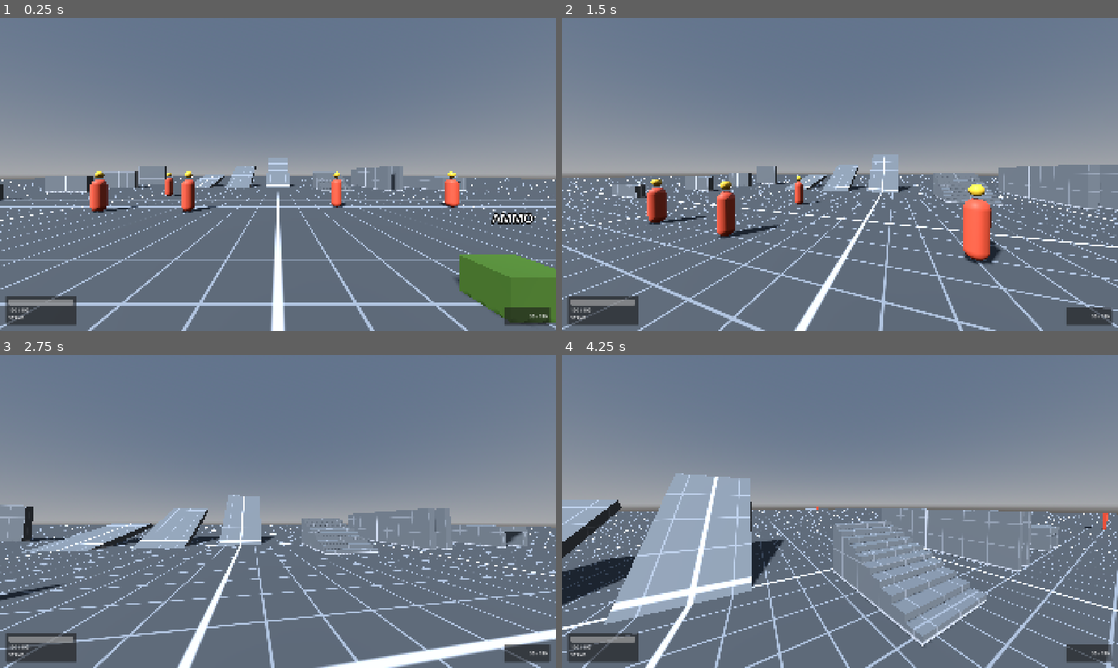
Above: before the commit, frames 1-4 (two rows, left to right).
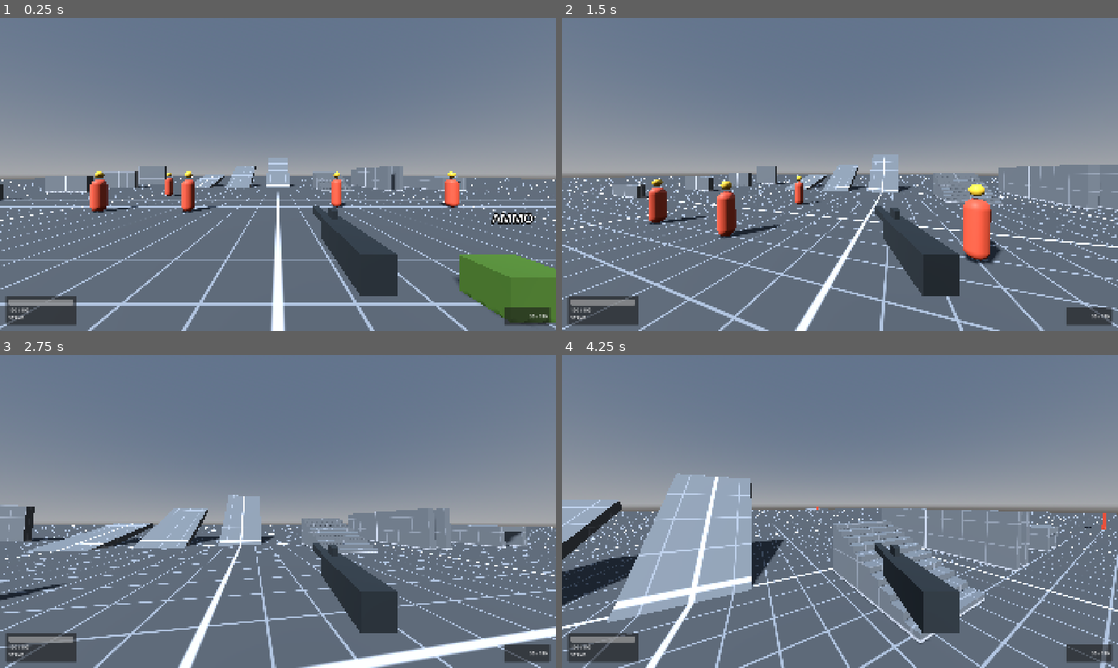
Above: after the commit, the same moments.

Repository: FIOWB21/BattleBitAntigravity
Game: Godot game, scene res://src/maps/testbed/testbed.tscn
The game is run twice, just before and just after one commit, with the same random seed, the same clock (stepped at 60 frames per second) and the same inputs.
Inputs (mouse positions are in pixels of both pictures, inside the frame that each line leads up to):
- Up to frame 1 (0.25 s): no input
- Up to frame 2 (1.5 s): tap Enter at 0.5 s; move the mouse to (867, 174) at 0.52 s; hold W (move_forward) from 0.53 s (still down); right-click (867, 174) at 0.6 s; tap Space (jump) at 0.77, 1.07 s; tap Shift (sprint) at 0.8, 1.35 s; move the mouse to (812, 174) at 1.27 s
- Up to frame 3 (2.75 s): keep holding W (move_forward); tap Space (jump) at 1.52, 1.55, 1.82, 2.1 s; move the mouse to (289, 505) at 2.02 s; right-click (289, 505) at 2.3 s
- Up to frame 4 (4.25 s): keep holding W (move_forward); move the mouse to (834, 517) at 2.77 s; right-click (834, 517) at 2.85 s; tap Space (jump) at 3.02, 3.32, 3.77, 3.8, 4.07 s; tap Shift (sprint) at 3.05 s; move the mouse to (878, 514) at 3.52 s; tap T (chat) at 3.6 s; tap M (map) at 4.15 s

The runs differ from the first frame. In frame 1, 2.3% of the frame differs, in the area x 56-72%, y 60-89%; in frame 2, 5.3%; in frame 3, 7.2%; in frame 4, 8.5%, in the area x 0-100%, y 37-100%.

Commit message:
step(2.6): add smooth ADS and scope overlay

Diff:
--- a/src/player/local_input_reader.gd
+++ b/src/player/local_input_reader.gd
@@ -9,6 +9,7 @@
 var tick: int = 0
 var yaw: float = 0.0
 var pitch: float = 0.0
+var aim_sensitivity_scale: float = 1.0
 
 
 func apply_mouse_delta(
@@ -19,6 +20,7 @@
 	var sens: float = sensitivity
 	if sens < 0.0:
 		sens = Settings.get_sensitivity() if Settings != null else FALLBACK_SENSITIVITY
+	sens *= aim_sensitivity_scale
 	var inv_y: bool = (
 		bool(invert_y)
 		if invert_y != null
--- a/src/player/player.gd
+++ b/src/player/player.gd
@@ -23,6 +23,8 @@
 var last_fall_damage: float = 0.0
 var motor: PlayerMotor = PlayerMotor.new()
 var input_reader: LocalInputReader = LocalInputReader.new()
+var ads: WeaponAds = WeaponAds.new()
+var _base_fov: float = 90.0
 var _mouse_captured: bool = false
 
 @onready var collision_shape: CollisionShape3D = $CollisionShape3D
@@ -34,12 +36,18 @@
 @onready var hitboxes: PlayerHitboxes = get_node_or_null("Hitboxes") as PlayerHitboxes
 @onready var weapon: Weapon = get_node_or_null("Weapon") as Weapon
 @onready var weapon_hitscan: WeaponHitscan = get_node_or_null("WeaponHitscan") as WeaponHitscan
+@onready var ads_view: WeaponAdsView = get_node_or_null("Head/Camera3D/WeaponAdsView") as WeaponAdsView
 
 
 func _ready() -> void:
 	_setup_components()
 	if weapon_hitscan != null:
 		weapon_hitscan.setup(weapon, get_multiplayer_authority(), get_hitscan_exclude_rids())
+	if weapon != null:
+		weapon.configured.connect(_reset_ads)
+	_reset_ads()
+	if ads_view != null:
+		ads_view.setup(weapon, is_local_player)
 	input_reader.yaw = rotation.y
 	if head != null:
 		input_reader.pitch = clampf(
@@ -89,10 +97,17 @@
 
 
 func apply_settings() -> void:
-	if camera != null and Settings != null:
-		camera.fov = Settings.get_fov()
+	if Settings != null:
+		_base_fov = Settings.get_fov()
+	_apply_ads_projection()
 	if camera_effects != null:
 		camera_effects.sync_with_settings()
+
+
+func _apply_ads_projection() -> void:
+	if camera != null:
+		camera.fov = ads.fov(_base_fov)
+		input_reader.aim_sensitivity_scale = WeaponAds.sensitivity_scale(camera.fov, _base_fov)
 
 
 func capture_mouse() -> void:
@@ -155,6 +170,7 @@
 				stance_controller.current_head_height,
 				stance_controller.current_lean_offset
 			)
+	_step_ads(inp, delta)
 	motor.simulate(self, inp, movement_config, stance, delta)
 	if motor.landed_this_tick:
 		last_fall_damage = motor.last_fall_damage
@@ -173,7 +189,21 @@
 		if health_component is HealthComponent:
 			blocked = blocked or (health_component as HealthComponent).is_dead
 		weapon_hitscan.simulate(inp, aim, blocked, stance,
-			Vector2(velocity.x, velocity.z).length(), motor.is_sprinting)
+			Vector2(velocity.x, velocity.z).length(), motor.is_sprinting, ads.amount())
+
+
+func _reset_ads() -> void:
+	ads.setup(weapon.data if weapon != null else null)
+	input_reader.aim_sensitivity_scale = 1.0
+
+
+func _step_ads(inp: PlayerInput, delta: float) -> void:
+	var allowed: bool = not (health_component is HealthComponent and health_component.is_dead)
+	if weapon != null:
+		allowed = allowed and weapon.state != Weapon.State.SWITCHING_IN and weapon.state != Weapon.State.SWITCHING_OUT
+	ads.simulate(inp, delta, allowed)
+	motor.movement_multiplier = ads.movement_multiplier()
+	motor.aim_held = ads.target > 0.0
 
 
 func get_hitscan_exclude_rids() -> Array[RID]:
@@ -196,6 +226,10 @@
 
 
 func update_camera_visuals(delta: float) -> void:
+	ads.update_visuals(delta)
+	_apply_ads_projection()
+	if ads_view != null:
+		ads_view.apply_ads(ads.amount(true))
 	var horiz_speed: float = Vector2(velocity.x, velocity.z).length()
 	var eff_offset: Vector3 = Vector3.ZERO
 	var eff_rot: Vector3 = Vector3.ZERO
--- a/src/player/player.tscn
+++ b/src/player/player.tscn
@@ -11,6 +11,7 @@
 [ext_resource type="Script" path="res://src/weapons/weapon_hitscan.gd" id="9_hitscan"]
 [ext_resource type="Script" path="res://src/weapons/ammo_receiver.gd" id="10_ammo"]
 [ext_resource type="Script" path="res://src/weapons/weapon_dry_fire.gd" id="11_click"]
+[ext_resource type="Script" path="res://src/weapons/weapon_ads_view.gd" id="12_ads_view"]
 
 [sub_resource type="CapsuleShape3D" id="CapsuleShape3D_cwolq"]
 radius = 0.35
@@ -50,6 +51,9 @@
 
 [node name="CameraEffects" type="Node3D" parent="Head" unique_id=187580085]
 script = ExtResource("2_o822w")
+
+[node name="WeaponAdsView" type="Node3D" parent="Head/Camera3D"]
+script = ExtResource("12_ads_view")
 
 [node name="StanceController" type="Node" parent="." unique_id=410938432]
 script = ExtResource("3_x42xx")
--- a/src/player/player_motor.gd
+++ b/src/player/player_motor.gd
@@ -10,6 +10,8 @@
 var stamina: float = 100.0
 var coyote_timer: float = 0.0
 var is_sprinting: bool = false
+var movement_multiplier: float = 1.0
+var aim_held: bool = false
 var last_fall_damage: float = 0.0
 var landed_this_tick: bool = false
 
@@ -68,7 +70,7 @@
 	var body_basis: Basis = (
 		body.global_transform.basis if body.is_inside_tree() else body.transform.basis
 	)
-	var target: Vector3 = (body_basis * local) * cfg.speed_for(stance, is_sprinting)
+	var target: Vector3 = (body_basis * local) * cfg.speed_for(stance, is_sprinting) * movement_multiplier
 	var v: Vector3 = body.velocity
 	var accel: float = cfg.accel_ground if was_on_floor else cfg.accel_air
 	v.x = move_toward(v.x, target.x, accel * delta)
@@ -120,6 +122,8 @@
 ) -> bool:
 	if stance != PlayerStance.STAND:
 		return false
+	if aim_held:
+		return false
 	if inp.pressed(PlayerInput.BTN_CROUCH) or inp.pressed(PlayerInput.BTN_PRONE):
 		return false
 	if not inp.pressed(PlayerInput.BTN_SPRINT):
--- /dev/null
+++ b/src/ui/hud/scope_overlay.gd
@@ -0,0 +1,29 @@
+# Процедурная 2D-оптика: прозрачная апертура, чёрная периферия и сетка.
+class_name ScopeOverlay
+extends Control
+
+@export var aperture_ratio: float = 0.36
+@export var reticle_gap: float = 5.0
+@export var reticle_width: float = 3.0
+@export var rim_width: float = 4.0
+@export var segment_count: int = 128
+@export var reticle_color: Color = Color(0.08, 0.08, 0.08)
+
+
+func _ready() -> void:
+	mouse_filter = Control.MOUSE_FILTER_IGNORE
+	set_anchors_and_offsets_preset(Control.PRESET_FULL_RECT)
+	resized.connect(queue_redraw)
+
+
+func _draw() -> void:
+	var center: Vector2 = size * 0.5
+	var radius: float = minf(size.x, size.y) * aperture_ratio
+	var mask_width: float = size.length()
+	draw_arc(center, radius + mask_width * 0.5, 0.0, TAU,
+		segment_count, Color.BLACK, mask_width, true)
+	draw_arc(center, radius, 0.0, TAU, segment_count, reticle_color, rim_width, true)
+	draw_line(center + Vector2(-radius, 0.0), center + Vector2(-reticle_gap, 0.0), reticle_color, reticle_width, true)
+	draw_line(center + Vector2(reticle_gap, 0.0), center + Vector2(radius, 0.0), reticle_color, reticle_width, true)
+	draw_line(center + Vector2(0.0, -radius), center + Vector2(0.0, -reticle_gap), reticle_color, reticle_width, true)
+	draw_line(center + Vector2(0.0, reticle_gap), center + Vector2(0.0, radius), reticle_color, reticle_width, true)
--- /dev/null
+++ b/src/weapons/temporary_viewmodel.tscn
@@ -0,0 +1,33 @@
+[gd_scene load_steps=5 format=3]
+
+[sub_resource type="StandardMaterial3D" id="Metal"]
+albedo_color = Color(0.12, 0.15, 0.17, 1)
+roughness = 0.8
+
+[sub_resource type="BoxMesh" id="Receiver"]
+material = SubResource("Metal")
+size = Vector3(0.08, 0.09, 0.32)
+
+[sub_resource type="BoxMesh" id="Barrel"]
+material = SubResource("Metal")
+size = Vector3(0.035, 0.035, 0.26)
+
+[sub_resource type="BoxMesh" id="Sight"]
+material = SubResource("Metal")
+size = Vector3(0.025, 0.035, 0.04)
+
+[node name="TemporaryViewmodel" type="Node3D"]
+
+[node name="Receiver" type="MeshInstance3D" parent="."]
+cast_shadow = 0
+mesh = SubResource("Receiver")
+
+[node name="Barrel" type="MeshInstance3D" parent="."]
+position = Vector3(0, 0.015, -0.29)
+cast_shadow = 0
+mesh = SubResource("Barrel")
+
+[node name="Sight" type="MeshInstance3D" parent="."]
+position = Vector3(0, 0.065, -0.12)
+cast_shadow = 0
+mesh = SubResource("Sight")
--- /dev/null
+++ b/src/weapons/weapon_ads.gd
@@ -0,0 +1,66 @@
+# ADS: детерминированный переход и отдельный покадровый переход представления.
+class_name WeaponAds
+extends RefCounted
+
+const MIN_FOV: float = 1.0
+const MAX_FOV: float = 179.0
+
+var fraction: float = 0.0
+var visual_fraction: float = 0.0
+var target: float = 0.0
+
+var _data: WeaponData
+var _last_tick: int = -1
+
+
+func setup(data: WeaponData) -> void:
+	_data = data
+	fraction = 0.0
+	visual_fraction = 0.0
+	target = 0.0
+	_last_tick = -1
+
+
+func simulate(inp: PlayerInput, delta: float, allowed: bool = true) -> void:
+	if inp.tick <= _last_tick:
+		return
+	_last_tick = inp.tick
+	target = 1.0 if allowed and _data != null and inp.pressed(PlayerInput.BTN_AIM) else 0.0
+	fraction = _advance(fraction, delta)
+
+
+func update_visuals(delta: float) -> void:
+	visual_fraction = _advance(visual_fraction, delta)
+
+
+func amount(visual: bool = false) -> float:
+	return smoothstep(0.0, 1.0, visual_fraction if visual else fraction)
+
+
+func fov(base_fov: float) -> float:
+	var base: float = clampf(base_fov, MIN_FOV, MAX_FOV)
+	var multiplier: float = clampf(_data.ads_fov_mult, 0.0, 1.0) if _data != null else 1.0
+	var aimed: float = clampf(base * multiplier, MIN_FOV, base)
+	return lerpf(base, aimed, amount(true))
+
+
+# Отношение тангенсов — обратное увеличение перспективной проекции.
+static func sensitivity_scale(current_fov: float, base_fov: float) -> float:
+	var base: float = clampf(base_fov, MIN_FOV, MAX_FOV)
+	var current: float = clampf(current_fov, MIN_FOV, base)
+	return tan(deg_to_rad(current) * 0.5) / tan(deg_to_rad(base) * 0.5)
+
+
+func movement_multiplier() -> float:
+	if _data == null:
+		return 1.0
+	return maxf(_data.move_speed_mult, 0.0) * lerpf(1.0,
+		clampf(_data.ads_move_speed_mult, 0.0, 1.0), amount())
+
+
+func _advance(value: float, delta: float) -> float:
+	if _data == null:
+		return 0.0
+	if _data.ads_time <= 0.0:
+		return target
+	return move_toward(value, target, maxf(delta, 0.0) / _data.ads_time)
--- /dev/null
+++ b/src/weapons/weapon_ads_view.gd
@@ -0,0 +1,62 @@
+# Только представление: модель относительно камеры и 2D-оптика локального игрока.
+class_name WeaponAdsView
+extends Node3D
+
+const FALLBACK_MODEL: PackedScene = preload("res://src/weapons/temporary_viewmodel.tscn")
+
+var model: Node3D
+var overlay: ScopeOverlay
+
+var _weapon: Weapon
+var _local: bool = false
+var _geometry: Array[GeometryInstance3D] = []
+
+
+func setup(weapon: Weapon, local: bool) -> void:
+	if is_instance_valid(_weapon) and _weapon.configured.is_connected(_rebuild):
+		_weapon.configured.disconnect(_rebuild)
+	_weapon = weapon
+	_local = local
+	if _weapon != null:
+		_weapon.configured.connect(_rebuild)
+	if overlay == null:
+		var canvas: CanvasLayer = CanvasLayer.new()
+		canvas.layer = 9
+		add_child(canvas)
+		overlay = ScopeOverlay.new()
+		canvas.add_child(overlay)
+	_rebuild()
+
+
+func _rebuild() -> void:
+	if is_instance_valid(model):
+		remove_child(model)
+		model.queue_free()
+	model = null
+	_geometry.clear()
+	if _weapon != null and _weapon.data != null and _local:
+		var scene: PackedScene = _weapon.data.viewmodel_scene
+		model = (scene if scene != null else FALLBACK_MODEL).instantiate() as Node3D
+		if model != null:
+			add_child(model)
+			_cache_geometry(model)
+	apply_ads(0.0)
+
+
+func _cache_geometry(node: Node) -> void:
+	if node is GeometryInstance3D:
+		_geometry.append(node as GeometryInstance3D)
+	for child: Node in node.get_children():
+		_cache_geometry(child)
+
+
+func apply_ads(amount: float) -> void:
+	var data: WeaponData = _weapon.data if _weapon != null else null
+	visible = _local and data != null
+	if data != null:
+		position = data.viewmodel_hip_offset.lerp(data.viewmodel_ads_offset, amount)
+		for geometry: GeometryInstance3D in _geometry:
+			geometry.transparency = amount if data.scope_overlay_enabled else 0.0
+	if overlay != null:
+		overlay.visible = visible and data.scope_overlay_enabled and amount > 0.0
+		overlay.modulate.a = amount
--- a/src/weapons/weapon_data.gd
+++ b/src/weapons/weapon_data.gd
@@ -38,6 +38,7 @@
 @export var draw_time: float = 0.5
 @export var ads_time: float = 0.2
 @export var ads_fov_mult: float = 0.75
+@export var ads_move_speed_mult: float = 0.65
 @export var move_speed_mult: float = 1.0
 @export var spread_hip_deg: float = 2.0
 @export var spread_ads_deg: float = 0.3
@@ -59,6 +60,9 @@
 @export var spread_max_deg: float = 15.0
 
 @export_group("Presentation")
+@export var viewmodel_hip_offset: Vector3 = Vector3(0.22, -0.22, -0.5)
+@export var viewmodel_ads_offset: Vector3 = Vector3(0.0, -0.1, -0.5)
+@export var scope_overlay_enabled: bool = true
 @export var viewmodel_scene: PackedScene
 @export var worldmodel_scene: PackedScene
 @export var fire_sound: AudioStream
--- a/src/weapons/weapon_hitscan.gd
+++ b/src/weapons/weapon_hitscan.gd
@@ -30,7 +30,7 @@
 
 func simulate(inp: PlayerInput, aim: Transform3D, blocked: bool = false,
 		stance: int = PlayerStance.STAND, horizontal_speed: float = 0.0,
-		sprinting: bool = false) -> void:
+		sprinting: bool = false, ads_amount: float = -1.0) -> void:
 	if _weapon == null or not is_inside_tree() or not multiplayer.is_server():
 		return
 	if not handling.advance(inp.tick, _weapon.ticks_per_second):
@@ -38,6 +38,9 @@
 	var angles: Vector3 = aim.basis.get_euler()
 	_aim = Transform3D(Basis.from_euler(handling.aim_rotation(angles.x, angles.y, angles.z)), aim.origin)
 	_spread_deg = handling.spread_degrees(inp.pressed(PlayerInput.BTN_AIM), stance, horizontal_speed)
+	if ads_amount >= 0.0:
+		_spread_deg = lerpf(handling.spread_degrees(false, stance, horizontal_speed),
+			handling.spread_degrees(true, stance, horizontal_speed), clampf(ads_amount, 0.0, 1.0))
 	_weapon.simulate(inp, blocked, sprinting)
 
 
--- /dev/null
+++ b/tests/unit/test_player_ads.gd
@@ -0,0 +1,145 @@
+extends GutTest
+
+const DELTA: float = 1.0 / 60.0
+const EPSILON: float = 0.0001
+
+var _player: Player
+var _inp: PlayerInput
+
+
+func before_each() -> void:
+	Settings.reset_to_defaults()
+	var bed: Node3D = (load("res://src/maps/testbed/testbed.tscn") as PackedScene).instantiate() as Node3D
+	_player = bed.get_node("Player") as Player
+	add_child_autofree(bed)
+	_player.set_physics_process(false)
+	_player.set_process(false)
+	_player.weapon.setup(_player.weapon.data.duplicate() as WeaponData)
+	_player.camera_effects.enabled = false
+	_player.release_mouse()
+	_inp = PlayerInput.new()
+	for tick: int in range(15):
+		await get_tree().physics_frame
+		_step(0)
+
+
+func after_each() -> void:
+	Settings.reset_to_defaults()
+	Input.mouse_mode = Input.MOUSE_MODE_VISIBLE
+
+
+func _step(buttons: int, delta: float = DELTA) -> void:
+	_inp.tick += 1
+	_inp.buttons = buttons
+	_player.step_simulation(_inp, delta)
+	_player.update_camera_visuals(delta)
+
+
+func test_camera_model_overlay_and_mouse_share_continuous_ads() -> void:
+	assert_not_null(_player.ads_view.model)
+	assert_false(_player.ads_view.overlay.visible)
+	assert_almost_eq(_player.ads_view.position, _player.weapon.data.viewmodel_hip_offset, EPSILON)
+	_step(PlayerInput.BTN_AIM, 0.1)
+	assert_almost_eq(_player.camera.fov, 78.75, EPSILON)
+	var midpoint: Vector3 = _player.weapon.data.viewmodel_hip_offset.lerp(
+		_player.weapon.data.viewmodel_ads_offset, 0.5)
+	assert_almost_eq(_player.ads_view.position, midpoint, EPSILON)
+	assert_true(_player.ads_view.overlay.visible)
+	assert_almost_eq(_player.ads_view.overlay.modulate.a, 0.5, EPSILON)
+	var receiver: GeometryInstance3D = _player.ads_view.model.get_node("Receiver") as GeometryInstance3D
+	assert_almost_eq(receiver.transparency, 0.5, EPSILON)
+	_step(PlayerInput.BTN_AIM, 0.1)
+	assert_almost_eq(_player.camera.fov, 67.5, EPSILON)
+	assert_almost_eq(_player.ads_view.position, _player.weapon.data.viewmodel_ads_offset, EPSILON)
+	assert_almost_eq(receiver.transparency, 1.0, EPSILON)
+	assert_almost_eq(_player.input_reader.aim_sensitivity_scale,
+		WeaponAds.sensitivity_scale(67.5, 90.0), EPSILON)
+	_step(0, 0.2)
+	assert_false(_player.ads_view.overlay.visible)
+	assert_almost_eq(_player.camera.fov, 90.0, EPSILON)
+	assert_almost_eq(_player.input_reader.aim_sensitivity_scale, 1.0, EPSILON)
+	assert_almost_eq(receiver.transparency, 0.0, EPSILON)
+
+
+func test_aim_slows_actual_movement_and_takes_priority_over_sprint() -> void:
+	assert_true(_player.is_on_floor())
+	_inp.move = Vector2(0.0, 1.0)
+	for tick: int in range(60):
+		await get_tree().physics_frame
+		_step(0)
+	var hip_speed: float = Vector2(_player.velocity.x, _player.velocity.z).length()
+	for tick: int in range(60):
+		await get_tree().physics_frame
+		_step(PlayerInput.BTN_AIM | PlayerInput.BTN_SPRINT)
+	var aim_speed: float = Vector2(_player.velocity.x, _player.velocity.z).length()
+	assert_almost_eq(aim_speed, hip_speed * _player.weapon.data.ads_move_speed_mult, EPSILON)
+	assert_false(_player.motor.is_sprinting)
+	_step(PlayerInput.BTN_SPRINT)
+	assert_true(_player.motor.is_sprinting)
+
+
+func test_fov_setting_during_ads_keeps_zoom_and_sensitivity_in_sync() -> void:
+	_step(PlayerInput.BTN_AIM, _player.weapon.data.ads_time)
+	Settings.set_fov(120.0)
+	assert_almost_eq(_player.camera.fov, 90.0, EPSILON)
+	assert_almost_eq(_player.input_reader.aim_sensitivity_scale,
+		WeaponAds.sensitivity_scale(90.0, 120.0), EPSILON)
+	_step(0, _player.weapon.data.ads_time)
+	assert_almost_eq(_player.camera.fov, 120.0, EPSILON)
+
+
+func test_death_exits_ads_and_weapon_setup_resets_state() -> void:
+	_step(PlayerInput.BTN_AIM, 0.2)
+	(_player.health_component as HealthComponent).apply_damage(1000.0)
+	_step(PlayerInput.BTN_AIM, 0.1)
+	assert_eq(_player.ads.target, 0.0)
+	assert_almost_eq(_player.camera.fov, 78.75, EPSILON)
+	_step(PlayerInput.BTN_AIM, 0.1)
+	assert_almost_eq(_player.camera.fov, 90.0, EPSILON)
+	_player.weapon.setup(load("res://src/weapons/data/sniper.tres") as WeaponData)
+	assert_eq(_player.ads.fraction, 0.0)
+	assert_eq(_player.ads.visual_fraction, 0.0)
+	assert_eq(_player.input_reader.aim_sensitivity_scale, 1.0)
+	assert_eq(_player.ads_view.get_child_count(), 2, "One model and one canvas after rebuild")
+
+
+func test_remote_player_has_no_local_model_or_scope() -> void:
+	var remote: Player = (load("res://src/player/player.tscn") as PackedScene).instantiate() as Player
+	remote.is_local_player = false
+	add_child_autofree(remote)
+	assert_null(remote.ads_view.model)
+	remote.ads_view.apply_ads(1.0)
+	assert_false(remote.ads_view.overlay.visible)
+	assert_false(remote.ads_view.visible)
+
+
+func test_partial_ads_blends_authoritative_spread_without_client_damage() -> void:
+	var weapon: Weapon = _player.weapon
+	weapon.data.spread_hip_deg = 2.0
+	weapon.data.spread_ads_deg = 0.0
+	weapon.data.recoil_fallback_deg = Vector2.ZERO
+	weapon.data.recoil_pattern = []
+	weapon.data.recoil_noise_deg = Vector2.ZERO
+	var traced: Array[Vector3] = []
+	_player.weapon_hitscan.shot_traced.connect(
+		func(_tick: int, _pellet: int, direction: Vector3, _hit: HitResult) -> void:
+			traced.append(direction))
+	_step(PlayerInput.BTN_AIM | PlayerInput.BTN_FIRE, 0.1)
+	assert_eq(traced.size(), 1)
+	var handling: WeaponHandling = _player.weapon_hitscan.handling
+	var expected: Vector3 = handling.spread_direction(Basis.IDENTITY, 1.0,
+		_inp.tick, _player.get_multiplayer_authority(), 0)
+	assert_almost_eq(traced[0], expected, EPSILON)
+	var ammo: int = weapon.ammo_in_mag
+	var api: MultiplayerAPI = MultiplayerAPI.create_default_interface()
+	var peer: ENetMultiplayerPeer = ENetMultiplayerPeer.new()
+	assert_eq(peer.create_client("127.0.0.1", 9), OK)
+	api.multiplayer_peer = peer
+	var path: NodePath = _player.get_path()
+	get_tree().set_multiplayer(api, path)
+	_step(PlayerInput.BTN_AIM | PlayerInput.BTN_FIRE, 0.1)
+	assert_eq(traced.size(), 1)
+	assert_eq(weapon.ammo_in_mag, ammo)
+	assert_almost_eq(_player.ads.fraction, 1.0, EPSILON)
+	get_tree().set_multiplayer(null, path)
+	peer.close()
--- /dev/null
+++ b/tests/unit/test_weapon_ads.gd
@@ -0,0 +1,139 @@
+extends GutTest
+
+const EPSILON: float = 0.00001
+const DELTA: float = 1.0 / 60.0
+
+var _ads: WeaponAds
+var _data: WeaponData
+var _inp: PlayerInput
+
+
+func before_each() -> void:
+	_ads = WeaponAds.new()
+	_data = WeaponData.new()
+	_data.ads_time = 0.2
+	_ads.setup(_data)
+	_inp = PlayerInput.new()
+	_inp.buttons = PlayerInput.BTN_AIM
+
+
+func _step(delta: float = DELTA) -> void:
+	_inp.tick += 1
+	_ads.simulate(_inp, delta)
+	_ads.update_visuals(delta)
+
+
+func test_ads_reaches_endpoint_at_ads_time_and_returns_in_same_time() -> void:
+	for tick: int in range(11):
+		_step()
+		assert_lt(_ads.fraction, 1.0)
+		assert_lt(_ads.visual_fraction, 1.0)
+	_step()
+	assert_almost_eq(_ads.fraction, 1.0, EPSILON)
+	assert_almost_eq(_ads.fov(90.0), 67.5, EPSILON)
+	_inp.buttons = 0
+	for tick: int in range(12):
+		_step()
+	assert_almost_eq(_ads.fraction, 0.0, EPSILON)
+	assert_almost_eq(_ads.fov(90.0), 90.0, EPSILON)
+
+
+func test_visual_fov_is_continuous_independent_of_tick_rate() -> void:
+	_ads.simulate(_inp, DELTA)
+	assert_eq(_ads.fov(90.0), 90.0, "Input tick must not jump rendered FOV")
+	var previous: float = 90.0
+	for frame: int in range(144):
+		_ads.update_visuals(_data.ads_time / 144.0)
+		var current: float = _ads.fov(90.0)
+		assert_lte(current, previous)
+		assert_lt(absf(current - previous), 0.25)
+		previous = current
+	assert_almost_eq(previous, 67.5, EPSILON)
+	_ads.update_visuals(1.0)
+	assert_almost_eq(_ads.fov(90.0), 67.5, EPSILON)
+
+
+func test_reversal_starts_at_current_fov_and_retains_progress() -> void:
+	_step(0.08)
+	var previous: float = _ads.fov(90.0)
+	_inp.buttons = 0
+	_step(0.0)
+	assert_eq(_ads.fov(90.0), previous)
+	_step(0.04)
+	assert_almost_eq(_ads.fraction, 0.2, EPSILON)
+	assert_gt(_ads.fov(90.0), previous)
+	_inp.buttons = PlayerInput.BTN_AIM
+	_step(0.16)
+	assert_almost_eq(_ads.fraction, 1.0, EPSILON)
+
+
+func test_sensitivity_is_inverse_perspective_zoom_for_all_base_fovs() -> void:
+	assert_almost_eq(WeaponAds.sensitivity_scale(90.0, 90.0), 1.0, EPSILON)
+	assert_almost_eq(WeaponAds.sensitivity_scale(60.0, 90.0), 1.0 / sqrt(3.0), EPSILON)
+	for base: float in [60.0, 90.0, 120.0]:
+		for multiplier: float in [0.4, 0.75, 1.0]:
+			var aimed: float = base * multiplier
+			var scale: float = WeaponAds.sensitivity_scale(aimed, base)
+			var zoom: float = tan(deg_to_rad(base) / 2.0) / tan(deg_to_rad(aimed) / 2.0)
+			assert_almost_eq(scale * zoom, 1.0, EPSILON)
+	var reader: LocalInputReader = LocalInputReader.new()
+	reader.aim_sensitivity_scale = WeaponAds.sensitivity_scale(60.0, 90.0)
+	reader.apply_mouse_delta(Vector2(10.0, -10.0), 0.2, false)
+	assert_almost_eq(reader.pitch, deg_to_rad(2.0 / sqrt(3.0)), EPSILON)
+	assert_almost_eq(reader.yaw, -reader.pitch, EPSILON)
+	reader.pitch = 0.0
+	reader.apply_mouse_delta(Vector2(0.0, -10.0), 0.2, true)
+	assert_lt(reader.pitch, 0.0)
+
+
+func test_movement_blends_weapon_and_ads_multipliers_without_mutating_data() -> void:
+	_data.move_speed_mult = 0.9
+	_data.ads_move_speed_mult = 0.5
+	assert_almost_eq(_ads.movement_multiplier(), 0.9, EPSILON)
+	_step(0.1)
+	assert_almost_eq(_ads.movement_multiplier(), 0.675, EPSILON)
+	_step(0.1)
+	assert_almost_eq(_ads.movement_multiplier(), 0.45, EPSILON)
+	assert_eq(_data.move_speed_mult, 0.9)
+	assert_eq(_data.ads_move_speed_mult, 0.5)
+
+
+func test_old_ticks_are_ignored_and_disallowed_aim_exits_smoothly() -> void:
+	_step(0.1)
+	_ads.simulate(_inp, 0.1)
+	assert_almost_eq(_ads.fraction, 0.5, EPSILON)
+	_inp.tick -= 1
+	_ads.simulate(_inp, 1.0)
+	assert_almost_eq(_ads.fraction, 0.5, EPSILON)
+	_inp.tick += 2
+	_ads.simulate(_inp, 0.05, false)
+	assert_eq(_ads.target, 0.0)
+	assert_almost_eq(_ads.fraction, 0.25, EPSILON)
+
+
+func test_zero_duration_null_data_and_reset_have_defined_behavior() -> void:
+	_data.ads_time = 0.0
+	_step(0.0)
+	assert_eq(_ads.fraction, 1.0)
+	assert_eq(_ads.visual_fraction, 1.0)
+	_ads.setup(null)
+	_step()
+	assert_eq(_ads.fraction, 0.0)
+	assert_eq(_ads.visual_fraction, 0.0)
+	assert_eq(_ads.fov(90.0), 90.0)
+	assert_eq(_ads.movement_multiplier(), 1.0)
+
+
+func test_profiles_reach_their_own_fov_and_duration() -> void:
+	for name: String in ["ar", "smg", "lmg", "dmr", "sniper", "shotgun", "pistol", "launcher"]:
+		var data: WeaponData = load("res://src/weapons/data/" + name + ".tres") as WeaponData
+		_ads.setup(data)
+		_inp.tick += 1
+		_ads.simulate(_inp, data.ads_time * 0.5)
+		_ads.update_visuals(data.ads_time * 0.5)
+		assert_almost_eq(_ads.fraction, 0.5, EPSILON, name)
+		assert_gt(_ads.fov(90.0), 90.0 * data.ads_fov_mult, name)
+		_inp.tick += 1
+		_ads.simulate(_inp, data.ads_time * 0.5)
+		_ads.update_visuals(data.ads_time * 0.5)
+		assert_almost_eq(_ads.fov(90.0), 90.0 * data.ads_fov_mult, EPSILON, name)
--- a/tools/gen_player.gd
+++ b/tools/gen_player.gd
@@ -74,6 +74,9 @@
 	cam.fov = DEFAULT_CAMERA_FOV
 	cam.physics_interpolation_mode = Node.PHYSICS_INTERPOLATION_MODE_OFF
 	head.add_child(cam)
+	var ads_view: WeaponAdsView = WeaponAdsView.new()
+	ads_view.name = "WeaponAdsView"
+	cam.add_child(ads_view)
 
 	var effects_script: GDScript = load(CAMERA_EFFECTS_SCRIPT_PATH) as GDScript
 	var cam_effects: Node3D = effects_script.new() as Node3D
Not shown, added: src/ui/hud/scope_overlay.gd.uid
Not shown, added: src/weapons/weapon_ads.gd.uid
Not shown, added: src/weapons/weapon_ads_view.gd.uid
Not shown, added: tests/unit/test_player_ads.gd.uid
Not shown, added: tests/unit/test_weapon_ads.gd.uid
Not shown, changed: ARCHITECTURE.md
Not shown, changed: ASSETS.md
Not shown, changed: CHANGELOG.md
Not shown, changed: PROGRESS.md
